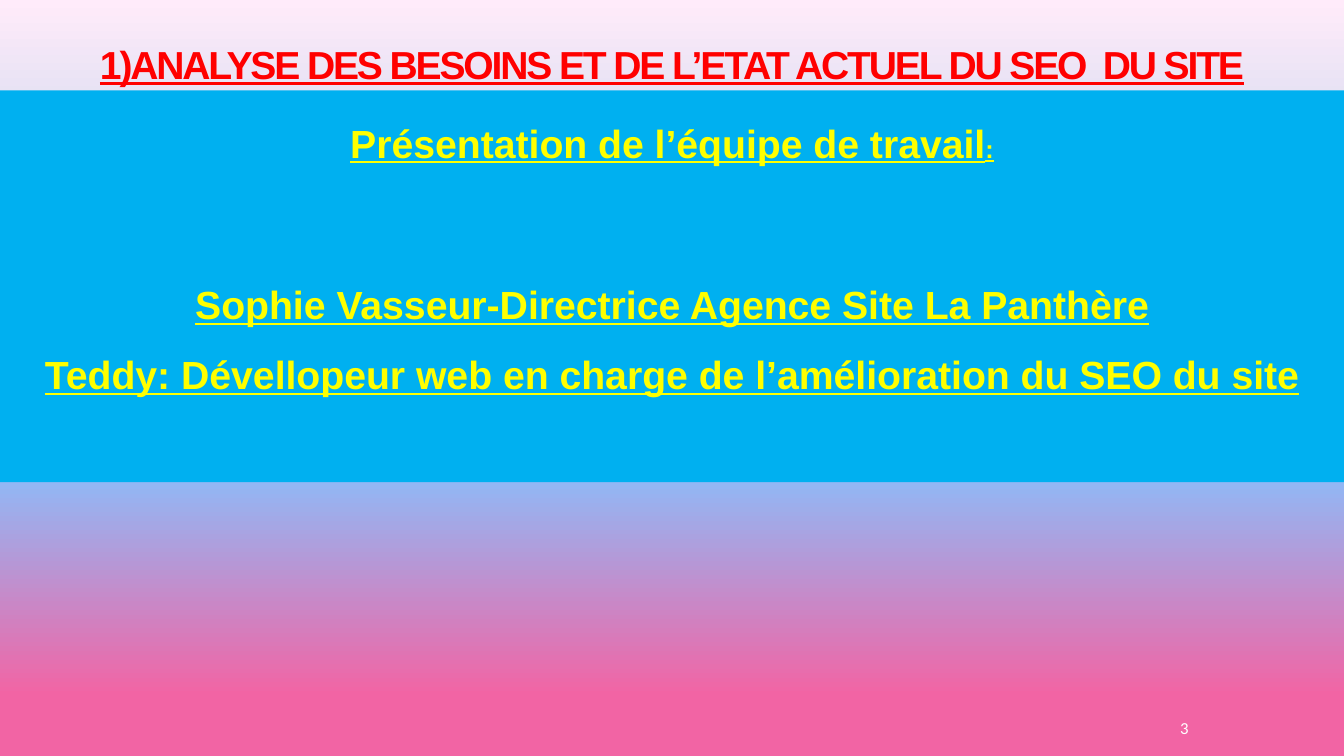
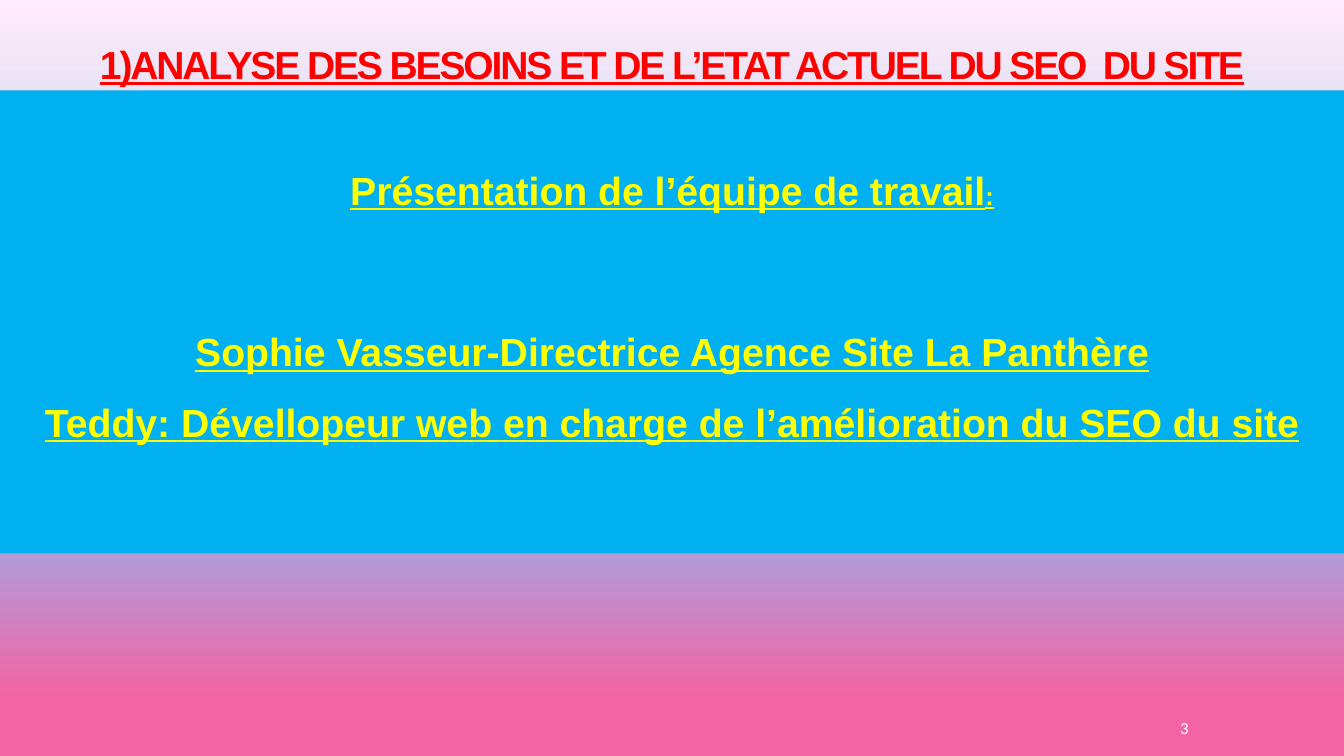
Before and after one commit to teddydagnet/projet-4, a slide deck: slide 3 of documents/audit/Présentation P4.pptx. Drawn at 1344x756 pixels with LibreOffice and Linux fonts; fonts in the diff are those of the drawing. Boxes give left, top, right and bottom in pixels: in the first picture for what was removed or moved away, otherwise in the second. Text is boxed around its words. In the diff, an @@ line names an element or a change of style, - is before the commit and + after.

```diff
--- a/documents/audit/Présentation P4.pptx
+++ b/documents/audit/Présentation P4.pptx
@@ rectangle "Présentation de l’équipe de travail:": place and size @@
-rectangle "Présentation de l’équipe de travail:" at (0,91,1344,483)
+rectangle "Présentation de l’équipe de travail:" at (0,91,1344,554)
```
Also in this commit, not shown: 5 other slides changed, 7 slides added, 10 slides removed, 10 other files.
